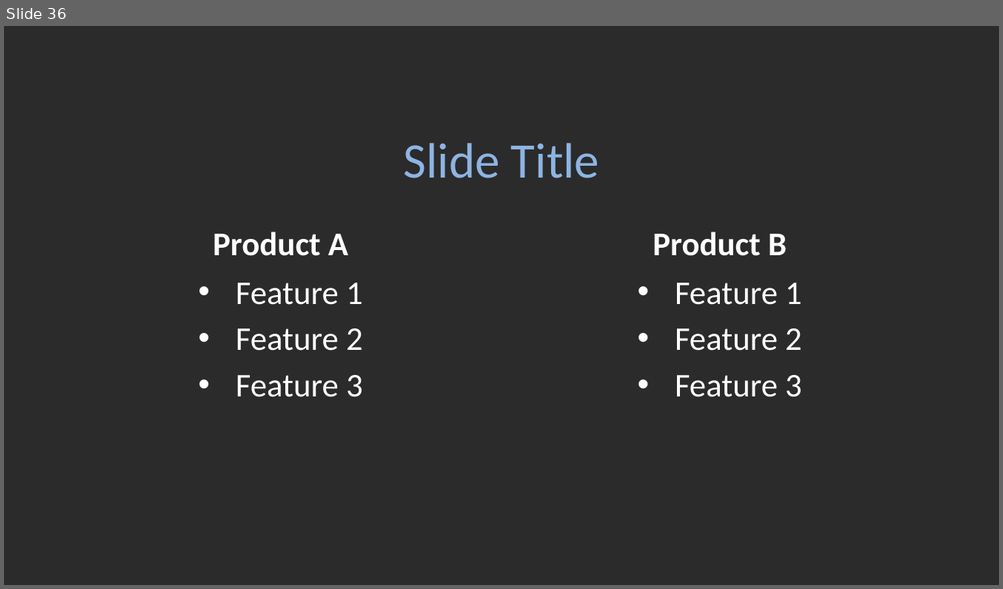
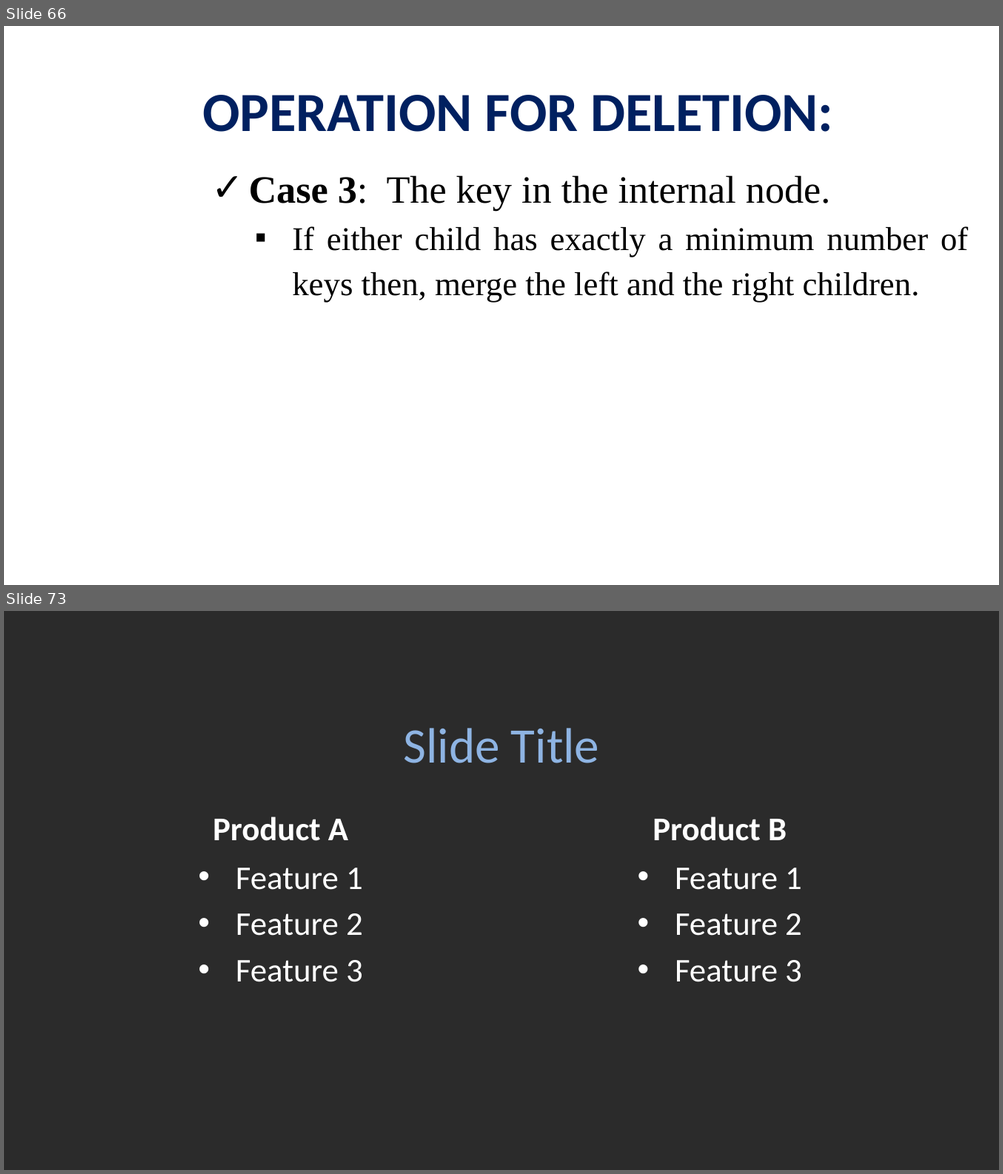
Before and after one commit to viettungvuong/Seminar, a slide deck: Seminar.pptx. Shown one above the other, each under a label of ours: slide 36 before the commit, slides 66 and 73 after it; the slides between them are not shown. The pictures are 1003x589 and 1003x1174 pixels, drawn with LibreOffice and Linux fonts; fonts in the diff are those of the drawing; background and template pictures are left out; a plain dark background stands for a picture behind light text. Boxes give left, top, right and bottom in pixels: in the first picture for what was removed or moved away, otherwise in the second. Text is boxed around its words. In the diff, an @@ line names an element or a change of style, - is before the commit and + after.

```diff
--- a/Seminar.pptx
+++ b/Seminar.pptx
@@ slide 66 added at box(4, 26, 999, 585), background picture (left out) @@
@@ title added at box(202, 95, 833, 132), 40 pt, text #002060, bold @@
+OPERATION FOR DELETION:
@@ text added at box(249, 175, 967, 303), 24 pt, text #000000 @@
+✓ Case 3: The key in the internal node.
+  ▪ If either child has exactly a minimum number of keys then, merge the left and the right children.
@@ what was slide 36 is now slide 73 @@
```
Also in this commit, not shown: 1 slide changed, 36 other slides added, 1 slide removed, 1 other file.
